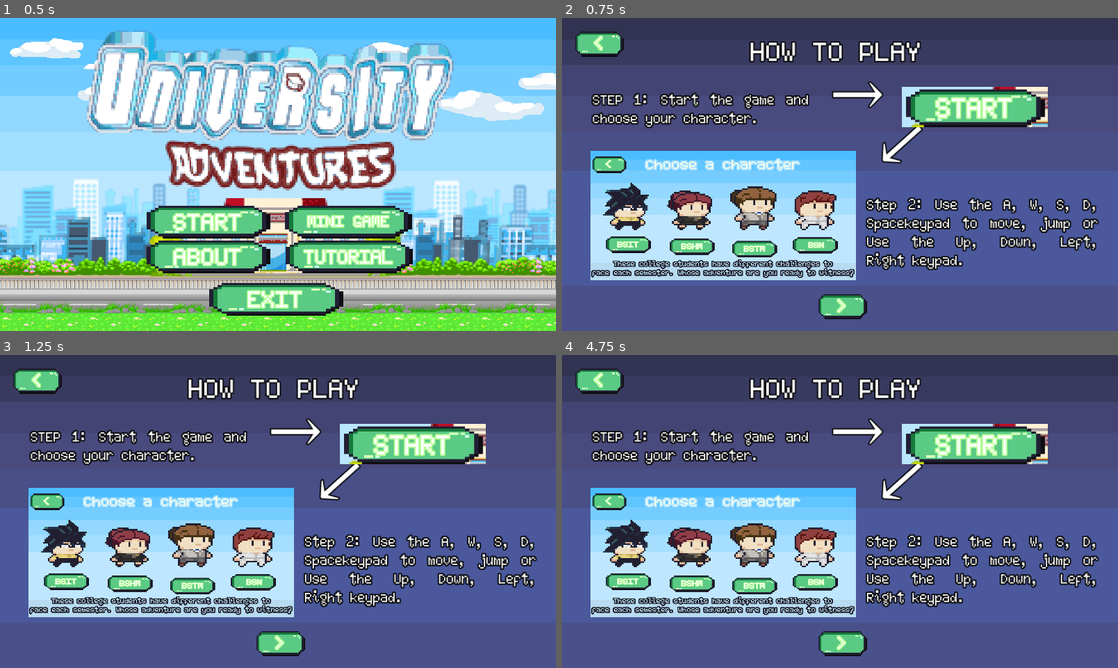
Above: before the commit, frames 1-4 (two rows, left to right).
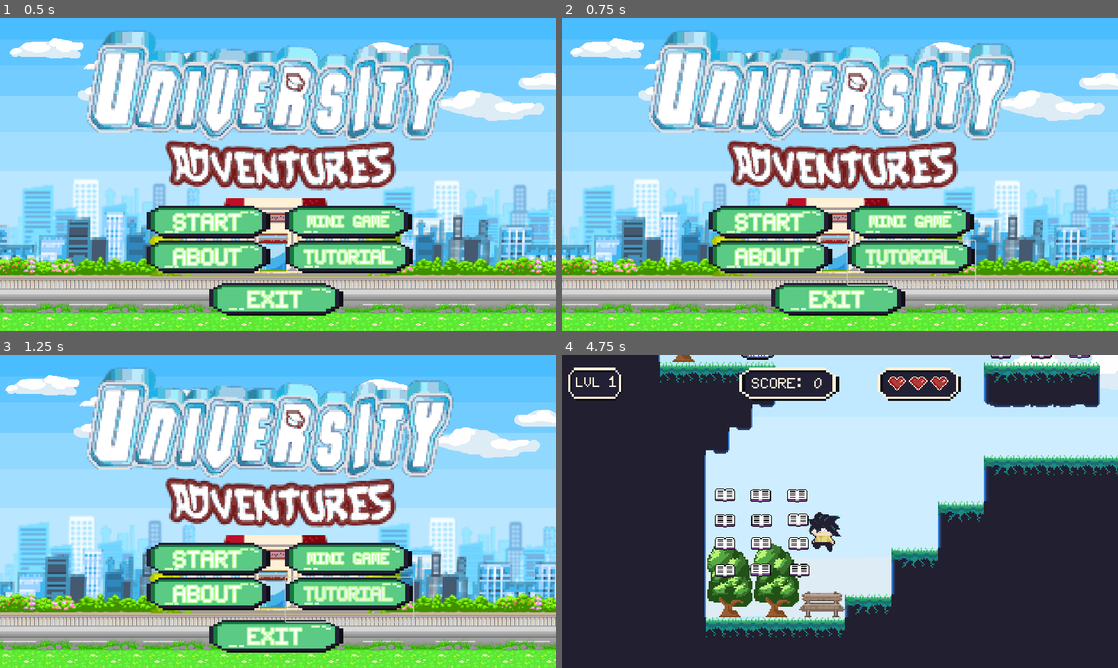
Above: after the commit, the same moments.

Repository: wengell2403/GROUP2_GAME
Game: Godot game, scene res://Scene/main_menu.tscn
Two runs of this game, one before a commit and one after it. Both use one fixed random seed, a clock stepped at 60 frames per second and the inputs below.
Inputs (mouse positions are in pixels of both pictures, inside the frame that each line leads up to):
- Up to frame 1 (0.5 s): no input
- Up to frame 2 (0.75 s): click "TUTORIAL" at 0.5 s
- Up to frame 3 (1.25 s): no input
- Up to frame 4 (4.75 s): click (773, 564) at 1.25 s, where only the run after the commit has a clickable "START"; click (645, 583) at 2 s, where only the run after the commit has a clickable "BSIT"; move the mouse to (962, 495) at 2.77 s; hold Right (right) 2.78-4.28 s; tap Space (jump) at 2.85, 3.02, 3.32, 3.77, 3.8, 4.07, 4.35 s; click (962, 495) at 2.92 s; move the mouse to (728, 527) at 3.52 s; tap F (Proceed) at 3.6 s; move the mouse to (895, 442) at 4.27 s; hold Left (left) from 4.28 s (still down)

Frame 1 is identical in both runs. In frame 2, 98% of the frame differs, in the area x 0-100%, y 0-100%; in frame 3, 98%; in frame 4, 97%.

Commit message:
.

Diff:
--- a/Assets/Characters/enemy_fear.gd
+++ b/Assets/Characters/enemy_fear.gd
@@ -22,7 +22,6 @@
 			print("Destroy Enemy")
 			queue_free()
 			body.jump_bounce(-500)
-			#body.jump(-500)
 		else:
 			print("Decrease health")
 			game_manager.decrease_health()
--- a/Scene/Game Objects/character_it.gd
+++ b/Scene/Game Objects/character_it.gd
@@ -35,7 +35,7 @@
 	# Handle jump.
 	if Input.is_action_just_pressed("jump") and is_on_floor():
 		velocity.y = JUMP_VELOCITY
-	#	sfx_jump.play()
+		#sfx_jump.play()
 
 	# Get the input direction and handle the movement/deceleration.
 	# As good practice, you should replace UI actions with custom gameplay actions.
--- a/Scene/Levels/game_manager.gd
+++ b/Scene/Levels/game_manager.gd
@@ -6,10 +6,6 @@
 
 var points = 0
 var lives = 3
-
-func _ready():
-	AudioPlayerz.play_music_level()
-
 
 func decrease_health():
 	lives -= 1
--- a/Scene/Levels/level1.tscn
+++ b/Scene/Levels/level1.tscn
@@ -420,7 +420,7 @@
 }
 point_count = 3
 
-[node name="Node" type="Node"]
+[node name="Node2" type="Node"]
 script = ExtResource("1_luloh")
 
 [node name="SceneObjects" type="Node" parent="."]
--- a/Scene/Levels/level1_bshm.tscn
+++ b/Scene/Levels/level1_bshm.tscn
@@ -418,7 +418,7 @@
 }
 point_count = 2
 
-[node name="Node" type="Node"]
+[node name="Node2" type="Node"]
 script = ExtResource("1_kiiu2")
 
 [node name="SceneObjects" type="Node" parent="."]
--- a/Scene/Levels/level1_bstm.tscn
+++ b/Scene/Levels/level1_bstm.tscn
@@ -418,7 +418,7 @@
 }
 point_count = 4
 
-[node name="Node" type="Node"]
+[node name="Node2" type="Node"]
 script = ExtResource("1_bxlhr")
 
 [node name="SceneObjects" type="Node" parent="."]
--- a/Scene/Levels/level2.tscn
+++ b/Scene/Levels/level2.tscn
@@ -442,7 +442,7 @@
 }
 point_count = 2
 
-[node name="Node" type="Node"]
+[node name="Node2" type="Node"]
 script = ExtResource("1_3s7k3")
 
 [node name="SceneObjects" type="Node" parent="."]
--- a/Scene/Levels/level2_bshm.tscn
+++ b/Scene/Levels/level2_bshm.tscn
@@ -443,7 +443,7 @@
 }
 point_count = 2
 
-[node name="Node" type="Node"]
+[node name="Node2" type="Node"]
 script = ExtResource("1_ylg27")
 
 [node name="SceneObjects" type="Node" parent="."]
--- a/Scene/Levels/level2_bsn.tscn
+++ b/Scene/Levels/level2_bsn.tscn
@@ -438,7 +438,7 @@
 }
 point_count = 3
 
-[node name="Node" type="Node"]
+[node name="Node2" type="Node"]
 script = ExtResource("1_fy5g7")
 
 [node name="SceneObjects" type="Node" parent="."]
--- a/Scene/Levels/level2_bstm.tscn
+++ b/Scene/Levels/level2_bstm.tscn
@@ -444,7 +444,7 @@
 }
 point_count = 3
 
-[node name="Node" type="Node"]
+[node name="Node2" type="Node"]
 script = ExtResource("1_pof3n")
 
 [node name="SceneObjects" type="Node" parent="."]
--- a/Scene/Levels/level3a_bshm.tscn
+++ b/Scene/Levels/level3a_bshm.tscn
@@ -444,7 +444,7 @@
 }
 point_count = 4
 
-[node name="Node" type="Node"]
+[node name="Node2" type="Node"]
 script = ExtResource("1_8ymk0")
 
 [node name="SceneObjects" type="Node" parent="."]
--- a/Scene/Levels/level3a_bsn.tscn
+++ b/Scene/Levels/level3a_bsn.tscn
@@ -438,7 +438,7 @@
 }
 point_count = 2
 
-[node name="Node" type="Node"]
+[node name="Node2" type="Node"]
 script = ExtResource("1_gvnl1")
 
 [node name="SceneObjects" type="Node" parent="."]
--- a/Scene/Levels/level4.tscn
+++ b/Scene/Levels/level4.tscn
@@ -439,7 +439,7 @@
 }
 point_count = 6
 
-[node name="Node" type="Node"]
+[node name="Node2" type="Node"]
 script = ExtResource("1_5ssma")
 
 [node name="SceneObjects" type="Node" parent="."]
--- a/Scene/Levels/level4_bshm.tscn
+++ b/Scene/Levels/level4_bshm.tscn
@@ -445,7 +445,7 @@
 }
 point_count = 3
 
-[node name="Node" type="Node"]
+[node name="Node2" type="Node"]
 script = ExtResource("1_74wqj")
 
 [node name="SceneObjects" type="Node" parent="."]
--- a/Scene/Levels/level4_bsn.tscn
+++ b/Scene/Levels/level4_bsn.tscn
@@ -439,7 +439,7 @@
 }
 point_count = 3
 
-[node name="Node" type="Node"]
+[node name="Node2" type="Node"]
 script = ExtResource("1_njwmp")
 
 [node name="SceneObjects" type="Node" parent="."]
--- a/Scene/Levels/trampoline.gd
+++ b/Scene/Levels/trampoline.gd
@@ -18,7 +18,6 @@
 		if(y_delta > -370):
 			print("jumppp")
 			#queue_free()
-			#body.jump_bounce(-1450)
 			body.jump_bounce(-1450)
 
 		$AnimatedSprite2D.play("bounce")
--- a/Scene/main_menu.gd
+++ b/Scene/main_menu.gd
@@ -9,6 +9,3 @@
 
 func _on_about_button_pressed() -> void:
 	get_tree().change_scene_to_file("res://Scene/about.tscn")
-
-func _on_tutorial_button_pressed() -> void:
-	get_tree().change_scene_to_file("res://Scene/tutorial.tscn")
--- a/Scene/mini game/MathQuiz.gd
+++ b/Scene/mini game/MathQuiz.gd
@@ -5,7 +5,7 @@
 var correct_answer = 0
 var choices = []
 var score = 0
-var max_score = 10  # Winning score
+var max_score = 1  # Winning score
 
 @onready var question_label = $QuestionLabel
 @onready var score_label = $ScoreLabel
@@ -22,7 +22,7 @@
 
 func generate_question():
 	if score >= max_score:
-		win_label.text = "You Win!"
+		win_label.text = "You Win! 🎉"
 		win_label.show()
 		return  # Stop generating questions
 
@@ -66,7 +66,7 @@
 		score_label.text = "Score: " + str(score)
 		generate_question()
 	else:
-		result_label.text = "Try Again!"
+		result_label.text = "❌ Try Again!"
 		result_label.show()  # Show the "Try Again!" message
 
 func _restart_game():
Not shown: 2 places in Scene/Levels/level2_bsn.tscn that only renumber resources
Not shown: 1 places in Scene/Levels/level3a_bsn.tscn that only renumber resources
Not shown: 2 places in Scene/Levels/level4_bsn.tscn that only renumber resources
